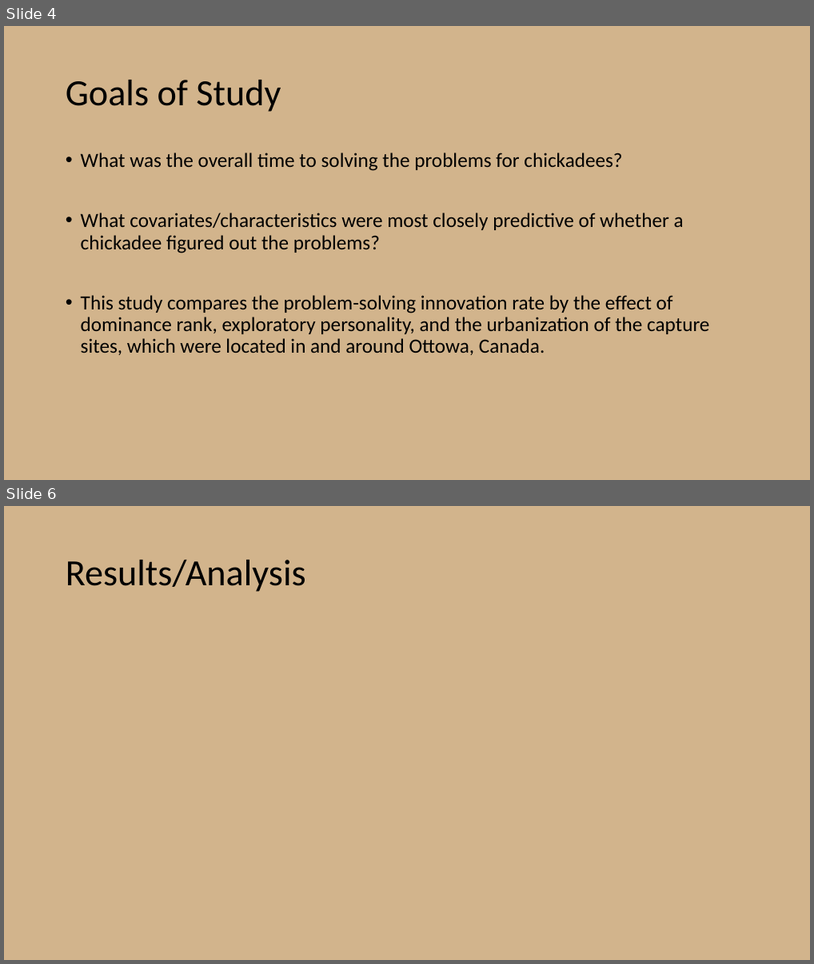
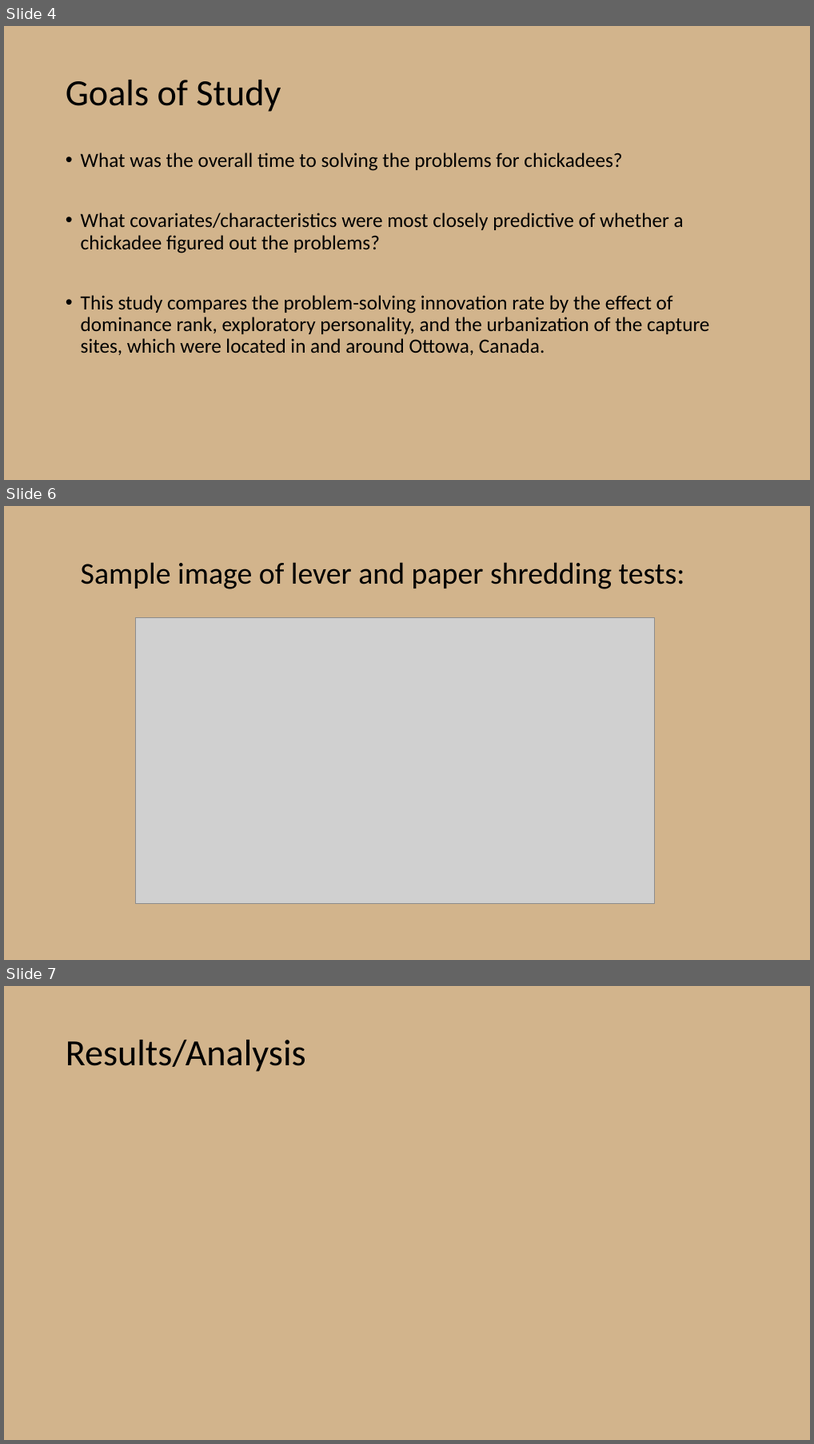
Before and after one commit to chanks06/chickadees, a slide deck: Presentation2.pptx. Shown one above the other, each under a label of ours: slides 4 and 6 before the commit, slides 4, 6 and 7 after it; the slides between them are not shown. The pictures are 814x964 and 814x1444 pixels, drawn with LibreOffice and Linux fonts; fonts in the diff are those of the drawing; grey boxes stand for pictures. Boxes give left, top, right and bottom in pixels: in the first picture for what was removed or moved away, otherwise in the second. Text is boxed around its words. In the diff, an @@ line names an element or a change of style, - is before the commit and + after.

```diff
--- a/Presentation2.pptx
+++ b/Presentation2.pptx
@@ slide 6 added at (x1=4, y1=506, x2=810, y2=960), background #D2B48C @@
@@ title added at (x1=81, y1=562, x2=686, y2=589), 36 pt, text #000000 @@
+Sample image of lever and paper shredding tests:
@@ picture added at (x1=135, y1=618, x2=654, y2=903) @@
@@ what was slide 6 is now slide 7 @@
```
Also in this commit, not shown: 1 slide changed.
